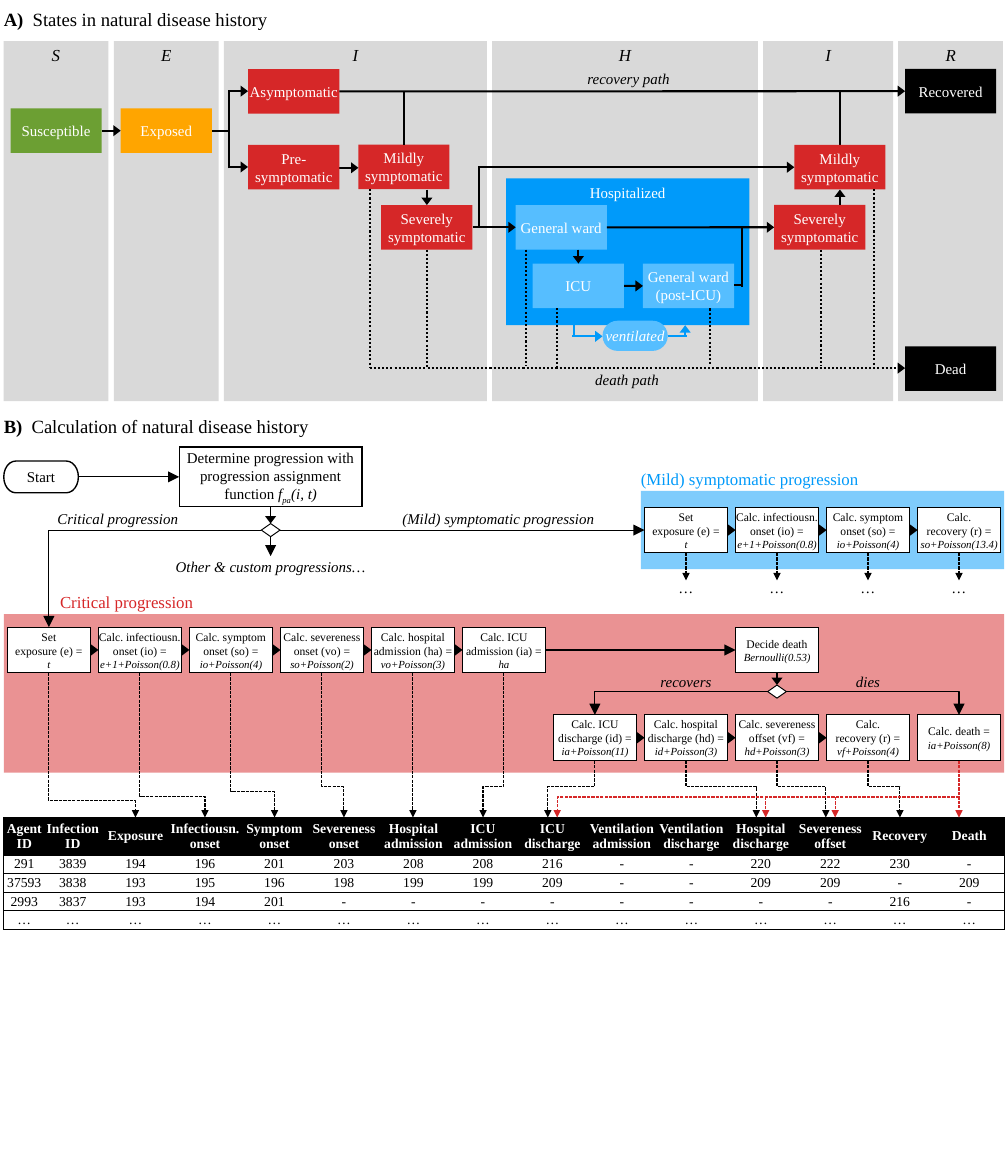
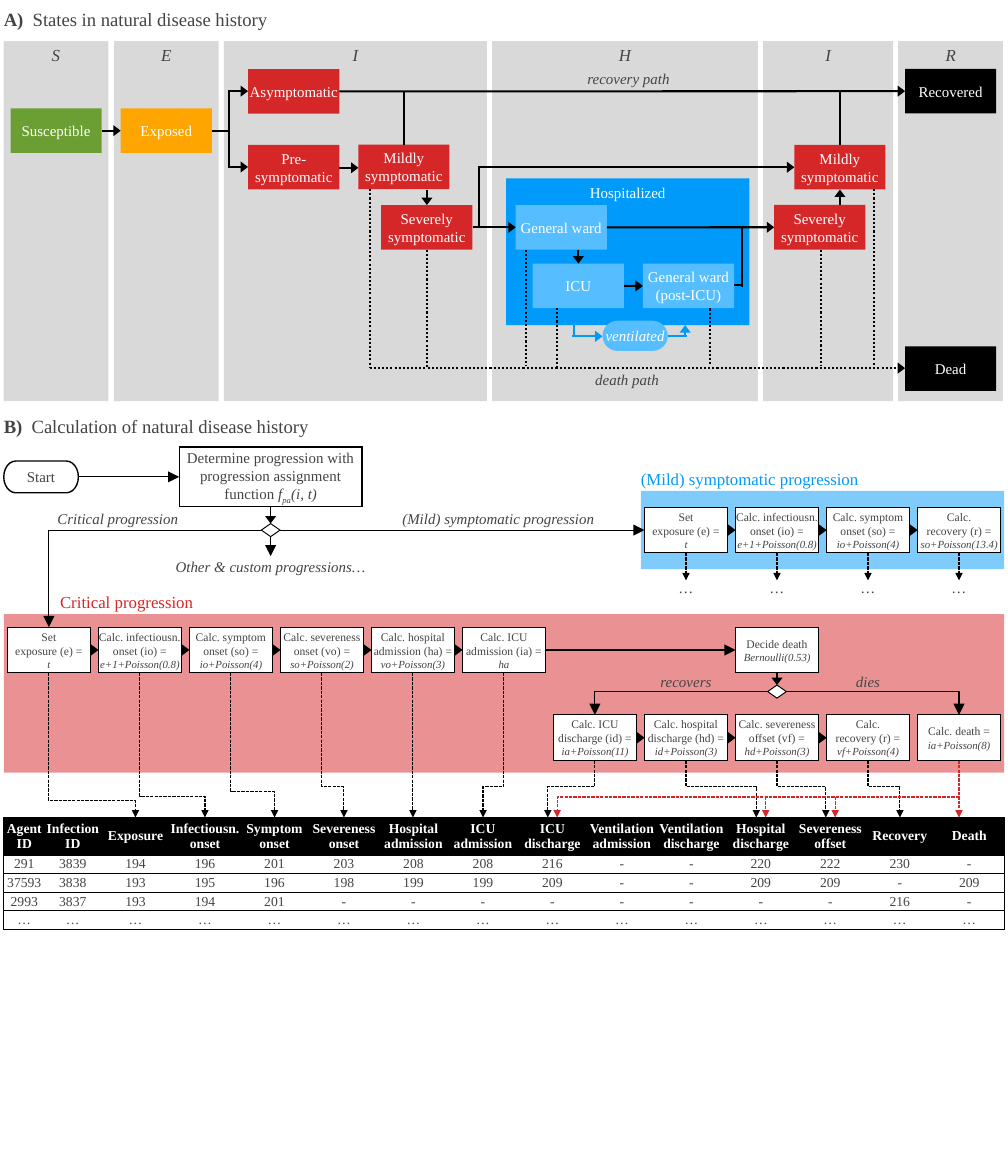
Before and after one commit to IMMIDD/2025-GEMS-Paper, a slide deck: slide 5 of figures/drawn_figures.pptx. Drawn at 1008x1176 pixels with LibreOffice and Linux fonts; fonts in the diff are those of the drawing. Boxes give left, top, right and bottom in pixels: in the first picture for what was removed or moved away, otherwise in the second. Text is boxed around its words. In the diff, an @@ line names an element or a change of style, - is before the commit and + after.

```diff
--- a/figures/drawn_figures.pptx
+++ b/figures/drawn_figures.pptx
@@ text colour #000000 to #444444 in 33 elements at (179,448,362,507), (645,507,728,552), (735,507,818,552), (827,507,910,552), (918,507,1001,552), (4,461,79,493), (8,628,91,673), (98,628,181,673), (190,628,273,673), (281,628,364,673), (371,628,454,673), (462,628,546,673), (735,628,818,673), (918,715,1001,761), (554,715,637,761), (645,715,728,761), (735,715,818,761), (827,715,910,761), (763,42,894,402), (492,42,758,402), (114,42,219,402), (224,42,488,402), (898,42,1003,402), (4,42,109,402), (587,73,670,87), (595,374,659,388), (4,13,267,30), (4,420,309,437), (176,561,366,575), (57,513,178,527), (402,513,594,527), (660,680,711,692), (856,676,880,692) @@
@@ table at (4,817,1008,1140) @@
@@ text colour #000000 to #444444 in "291", "3839", "194", "196" and 56 more places @@
```
Also in this commit, not shown: 6 other slides changed, 2 other files.
